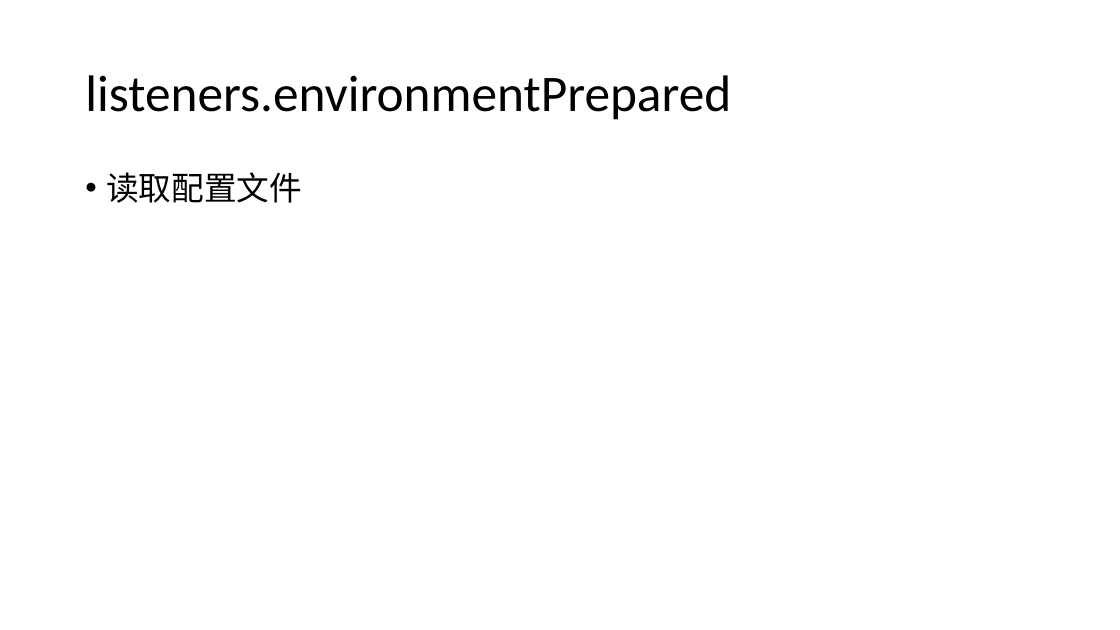
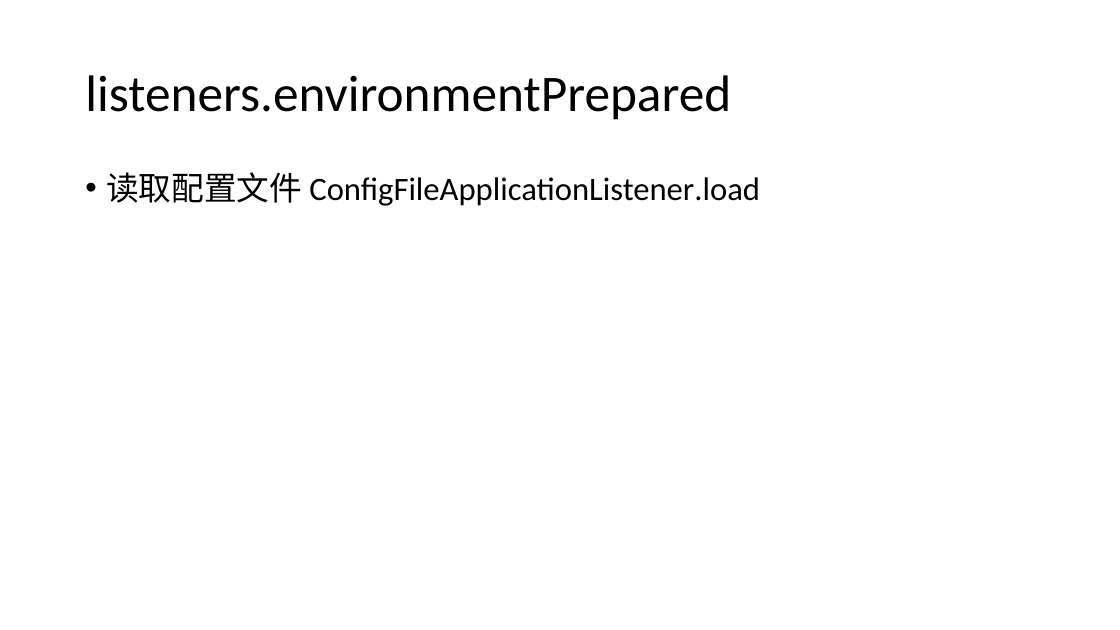
Before and after one commit to jungle0127/SpringBootLearning, a slide deck: slide 22 of docs/Springboot process.pptx. Drawn at 1120x630 pixels with LibreOffice and Linux fonts; fonts in the diff are those of the drawing. Boxes give left, top, right and bottom in pixels: in the first picture for what was removed or moved away, otherwise in the second. Text is boxed around its words. In the diff, an @@ line names an element or a change of style, - is before the commit and + after.

```diff
--- a/docs/Springboot process.pptx
+++ b/docs/Springboot process.pptx
@@ text at (x1=106, y1=172, x2=760, y2=206): text changed @@
-• 读取配置文件
+• 读取配置文件 ConfigFileApplicationListener.load
```
Also in this commit, not shown: 1 other slide changed.
